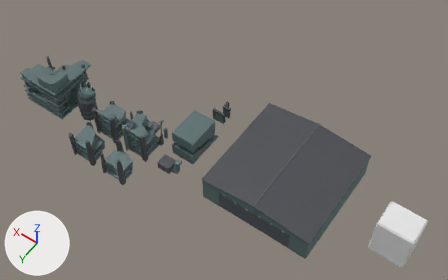
The FBX model Assets/04.Models/Objects.fbx, before and after one commit.
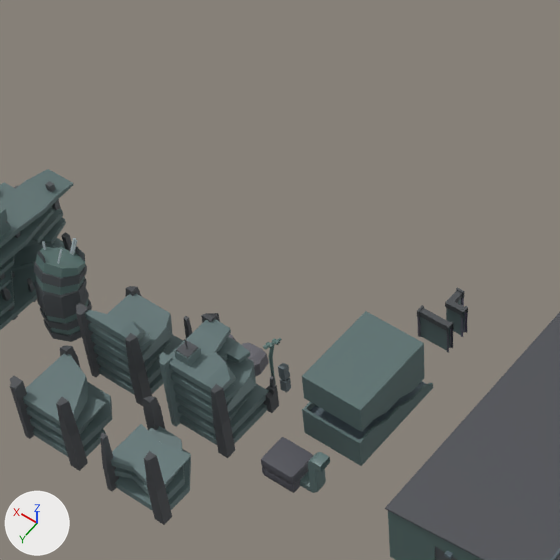
Each version is shown whole from a camera (50 mm lens) standing at (-10.4, 21.7, 35.3) and looking at (5.2, -0.1, 1.0), then close up on the part from 15% to 59% of the width and 0% to 71% of the height. The axes (+X, +Y, +Z) are drawn at lower left. The lights are the same throughout. Where no turn or scale is listed for an object, it has been applied to the vertices.

In view in the first close-up: 'BreakBuilding_0', 'BreakBuilding_1', 'BreakBuilding_2', 'BreakBuilding_3', 'BreakBuilding_5', 'BreakBuilding_6', 'Bunker', 'Hangar', 'Ventilator', 'Wall_0_Snap ', 'Wall_0_Straight'.
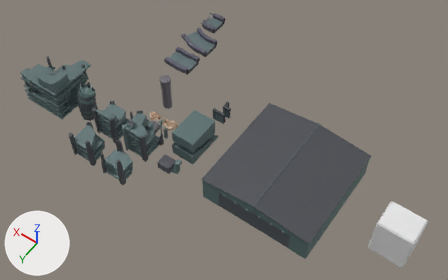
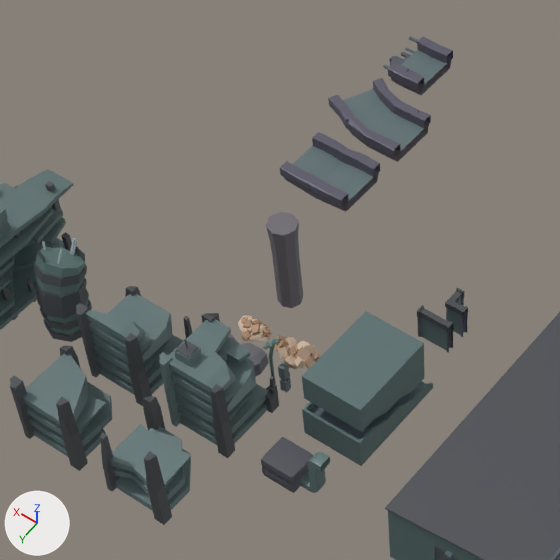
Commit message: feat : Bridge

Pixel boxes (x1, y1, x2, y2) of what changed, in the close-ups (560 x 560 px):
'Bridge_1', added
    after: (328, 78, 431, 162)
'Bridge_0', added
    after: (280, 132, 380, 212)
'BridgePillar', added
    after: (266, 212, 303, 308)
'Bridge_2', added
    after: (383, 36, 453, 95)
'SandRubblePile_0', added (beige)
    after: (274, 335, 320, 369)
'SandRubblePile_1', added (beige)
    after: (238, 315, 273, 342)

The change, as a diff of the scene's bpy script:
```diff
--- a/Assets/04.Models/Objects.fbx.py
+++ b/Assets/04.Models/Objects.fbx.py
@@ me_bridge_0 @@
+me_bridge_0.from_pydata(...)  # 109 vertices, 92 faces; spans x -1.0..1.0, y -0.84..0.85, z -0.37..0.28
+me_bridge_0.materials.append(mat_material)  # picture img_lastdecaffeinepalette_png
@@ me_bridge_2 @@
+me_bridge_2.from_pydata(...)  # 160 vertices, 136 faces; spans x -0.5..0.96, y -0.84..0.84, z -0.28..0.28
+me_bridge_2.materials.append(mat_material)  # picture img_lastdecaffeinepalette_png
@@ me_bridge_1 @@
+me_bridge_1.from_pydata(...)  # 108 vertices, 95 faces; spans x -1.17..1.42, y -1.2..0.85, z -0.28..0.3
+me_bridge_1.materials.append(mat_material)  # picture img_lastdecaffeinepalette_png
@@ me_bridgepillar @@
+me_bridgepillar.from_pydata(...)  # 48 vertices, 44 faces; spans x -0.42..0.42, y -0.42..0.42, z 0.0..2.88
+me_bridgepillar.materials.append(mat_material)  # picture img_lastdecaffeinepalette_png
@@ me_sandrubblepile_1 @@
+me_sandrubblepile_1.from_pydata(...)  # 323 vertices, 282 faces; spans x -0.544..0.541, y -0.285..0.485, z 0.014..0.448
+me_sandrubblepile_1.materials.append(mat_material)  # picture img_lastdecaffeinepalette_png
@@ me_sandrubblepile_0 @@
+me_sandrubblepile_0.from_pydata(...)  # 191 vertices, 172 faces; spans x -0.676..0.685, y -0.375..0.465, z 0.0..0.479
+me_sandrubblepile_0.materials.append(mat_material)  # picture img_lastdecaffeinepalette_png
@@ ob_bridge_0 @@
+ob_bridge_0 = bpy.data.objects.new('Bridge_0', me_bridge_0)
+ob_bridge_0.location = (11.03, -2.98, 3.06)
@@ ob_bridge_2 @@
+ob_bridge_2 = bpy.data.objects.new('Bridge_2', me_bridge_2)
+ob_bridge_2.location = (11.53, -7.62, 3.06)
@@ ob_bridge_1 @@
+ob_bridge_1 = bpy.data.objects.new('Bridge_1', me_bridge_1)
+ob_bridge_1.location = (11.2, -5.23, 3.06)
@@ ob_bridgepillar @@
+ob_bridgepillar = bpy.data.objects.new('BridgePillar', me_bridgepillar)
+ob_bridgepillar.location = (11.03, -0.98, 0.0)
@@ ob_sandrubblepile_1 @@
+ob_sandrubblepile_1 = bpy.data.objects.new('SandRubblePile_1', me_sandrubblepile_1)
+ob_sandrubblepile_1.location = (11.08, 0.42, 0.02)
@@ ob_sandrubblepile_0 @@
+ob_sandrubblepile_0 = bpy.data.objects.new('SandRubblePile_0', me_sandrubblepile_0)
+ob_sandrubblepile_0.location = (9.63, 0.46, 0.0)
```
